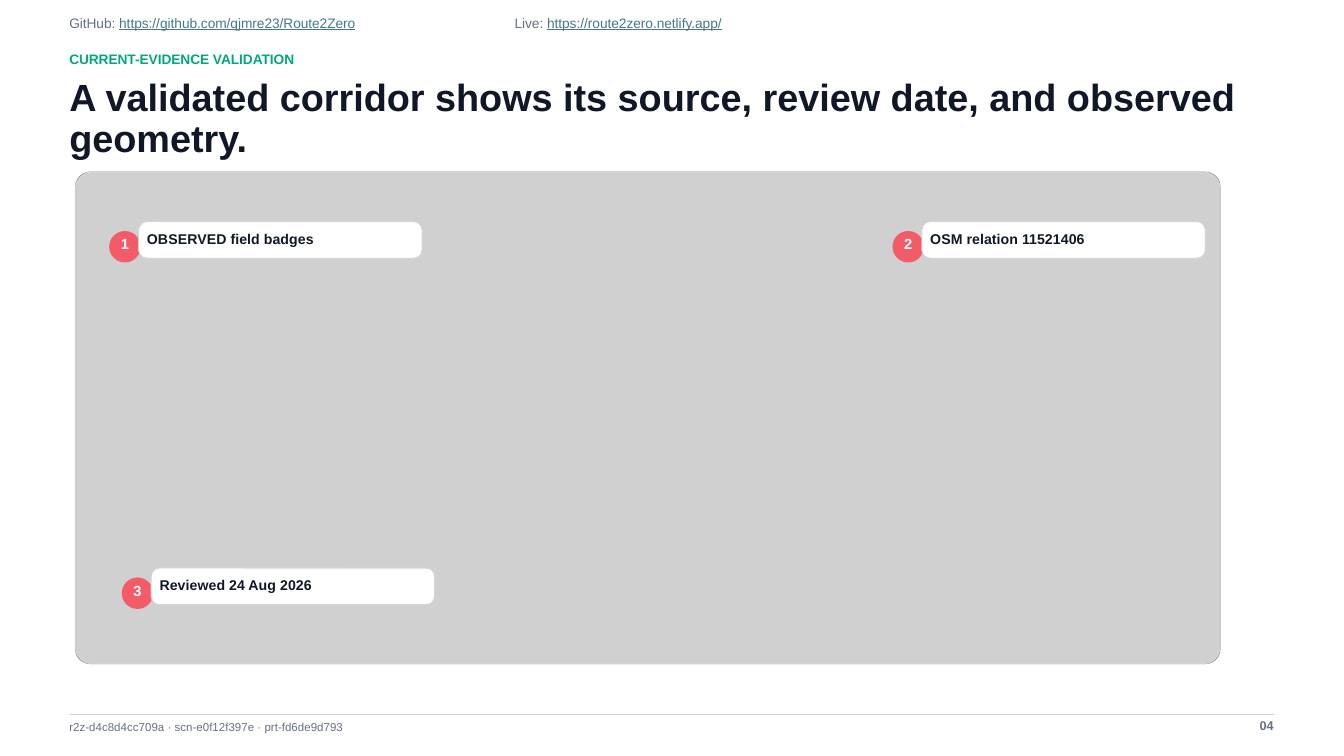
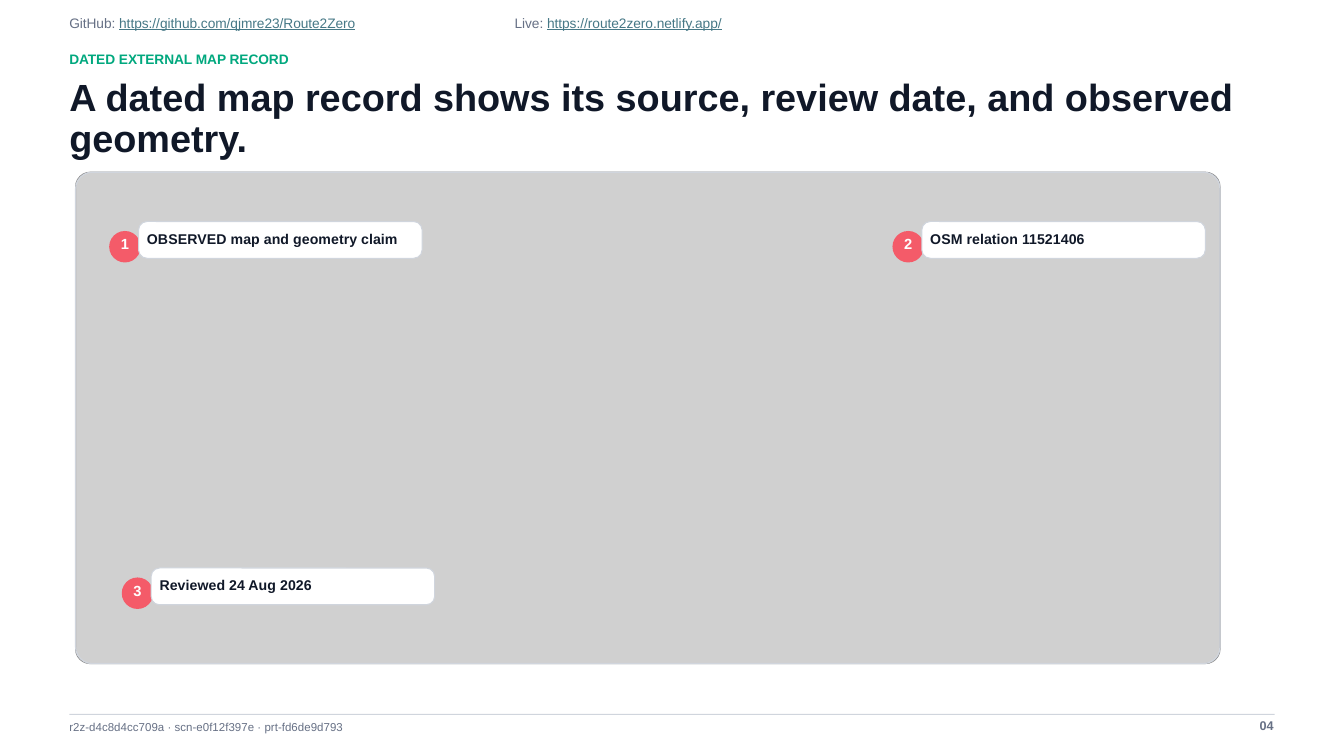
Before and after one commit to qjmre23/Route2Zero, a slide deck: slide 4 of output/submission/Route2Zero_Prototype_Demonstration.pptx. Drawn at 1344x756 pixels with LibreOffice and Linux fonts; fonts in the diff are those of the drawing; grey boxes stand for pictures. Boxes give left, top, right and bottom in pixels: in the first picture for what was removed or moved away, otherwise in the second. Text is boxed around its words. In the diff, an @@ line names an element or a change of style, - is before the commit and + after.

```diff
--- a/output/submission/Route2Zero_Prototype_Demonstration.pptx
+++ b/output/submission/Route2Zero_Prototype_Demonstration.pptx
@@ text at (x1=69, y1=54, x2=289, y2=64): text changed @@
-CURRENT-EVIDENCE VALIDATION
+DATED EXTERNAL MAP RECORD
@@ text at (x1=69, y1=83, x2=1233, y2=160): text changed @@
-A validated corridor shows its source, review date, and observed geometry.
+A dated map record shows its source, review date, and observed geometry.
@@ text at (x1=147, y1=233, x2=397, y2=247): text changed @@
-OBSERVED field badges
+OBSERVED map and geometry claim
```
Also in this commit, not shown: 6 other slides changed, 59 other files.
